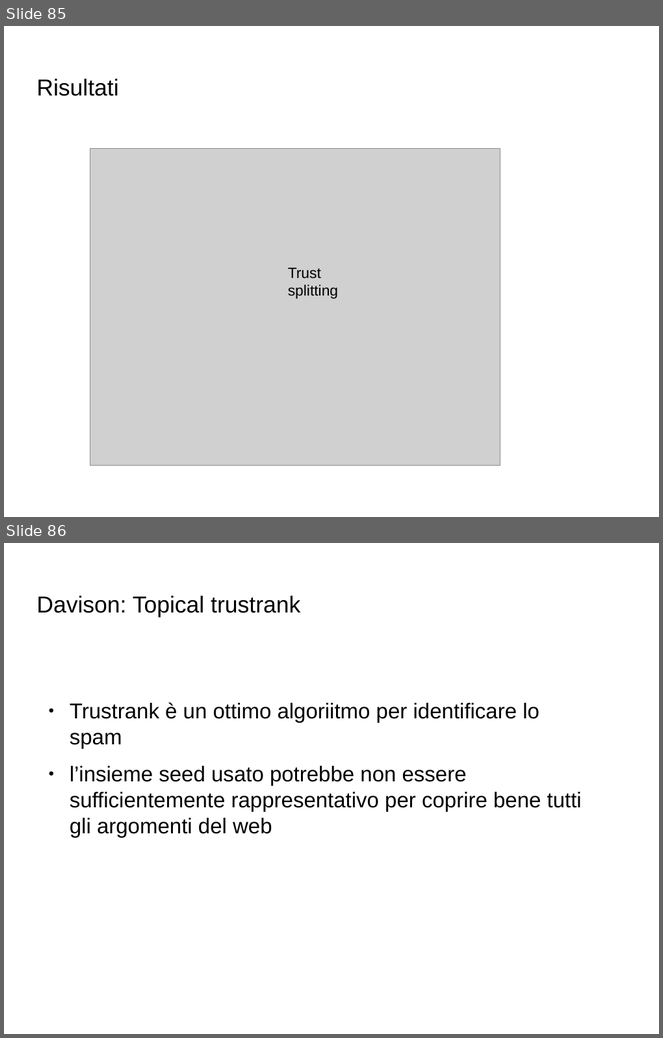
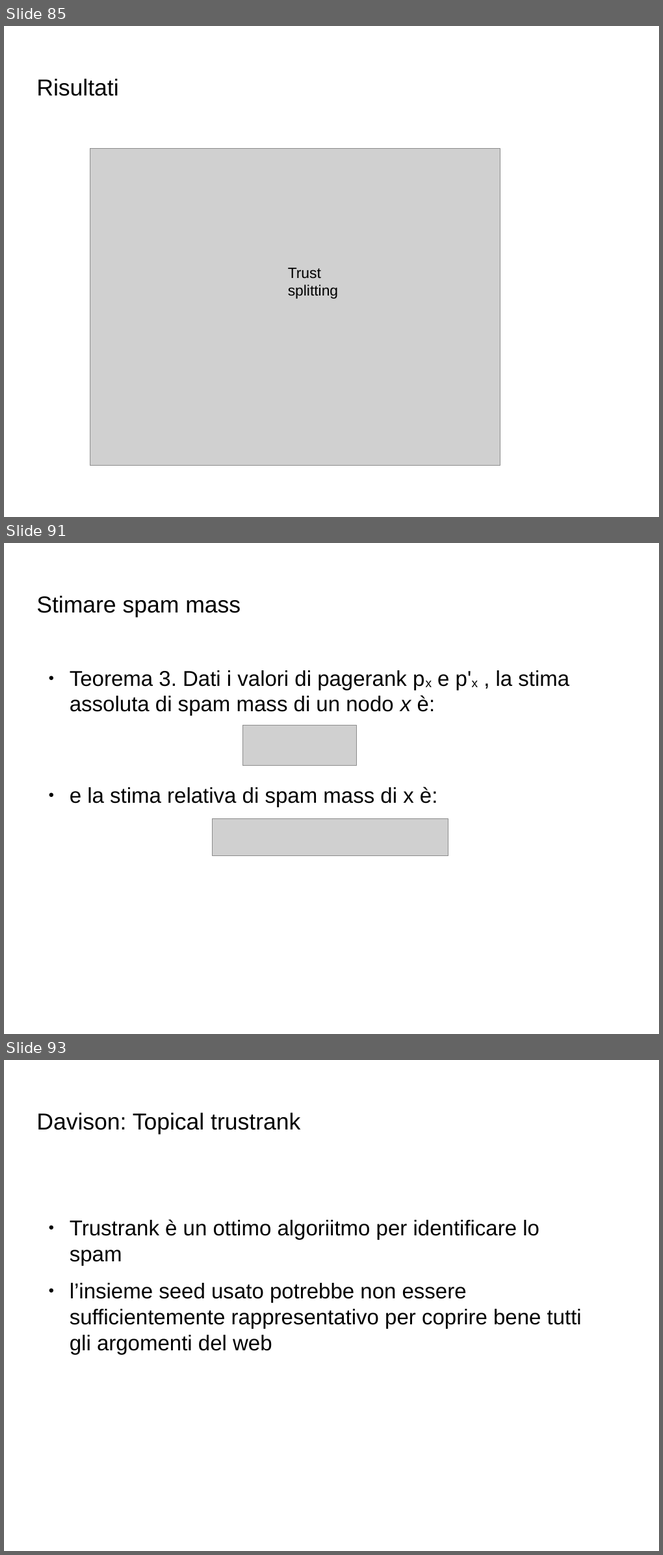
Before and after one commit to Toolanto/presentation, a slide deck: presentazione.odp. Shown one above the other, each under a label of ours: slides 85 and 86 before the commit, slides 85, 91 and 93 after it; the slides between them are not shown. The pictures are 663x1038 and 663x1555 pixels, drawn with LibreOffice and Linux fonts; fonts in the diff are those of the drawing; grey boxes stand for pictures; background and template pictures are left out. Boxes give left, top, right and bottom in pixels: in the first picture for what was removed or moved away, otherwise in the second. Text is boxed around its words. In the diff, an @@ line names an element or a change of style, - is before the commit and + after.

Commit message:
add mass estimation

```diff
--- a/presentazione.odp
+++ b/presentazione.odp
@@ slide 91 added at [4, 543, 659, 1034], background picture (left out) @@
@@ title added at [36, 596, 241, 618], 28 pt, text #000000 @@
+Stimare spam mass
@@ text added at [70, 670, 570, 716], 26 pt, text #000000 @@
+● Teorema 3. Dati i valori di pagerank px e p'x , la stima assoluta di spam mass di un nodo x è:
@@ picture added at [243, 726, 357, 766] @@
@@ text added at [70, 787, 438, 807], 26 pt, text #000000 @@
+● e la stima relativa di spam mass di x è:
@@ picture added at [213, 819, 449, 856] @@
@@ what was slide 86 is now slide 93 @@
```
Also in this commit, not shown: 1 slide changed, 6 other slides added.
